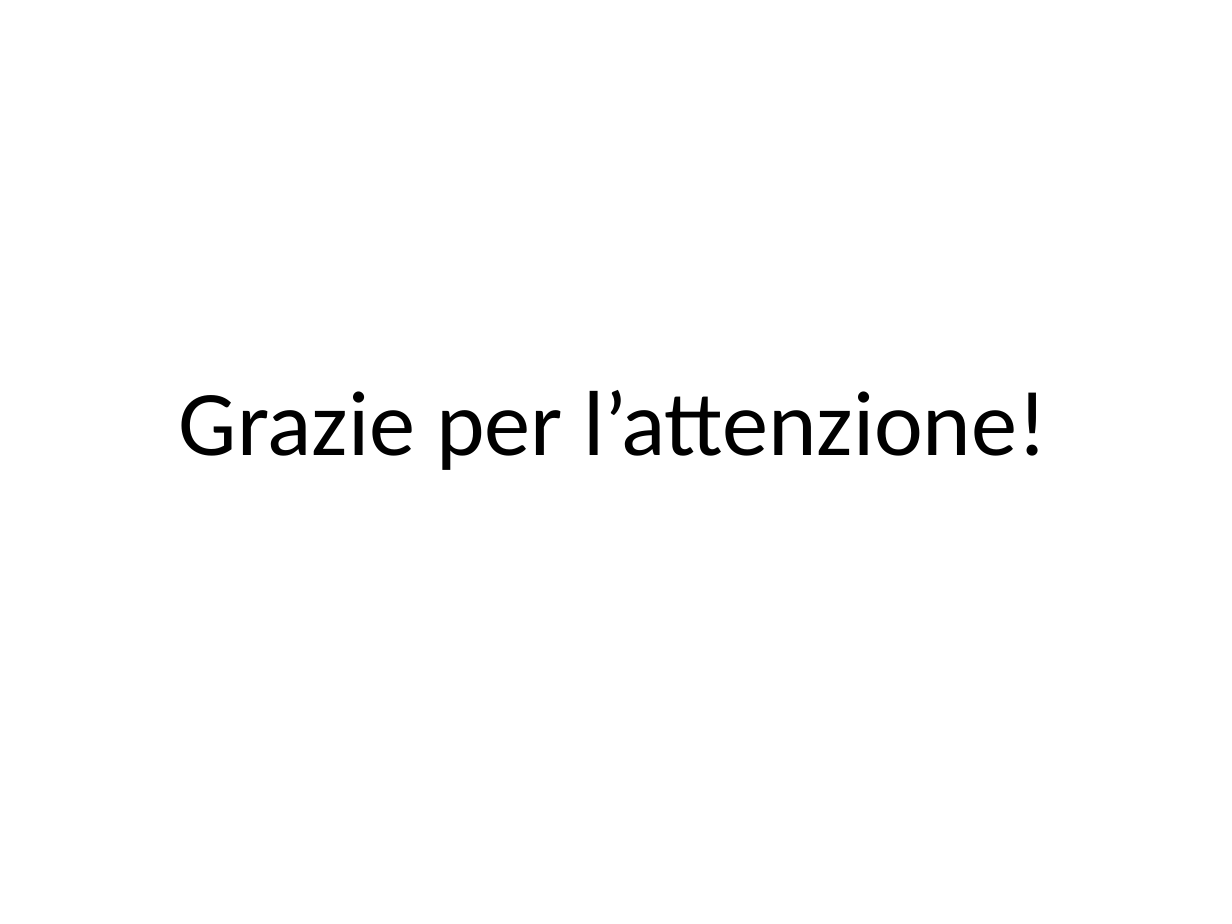
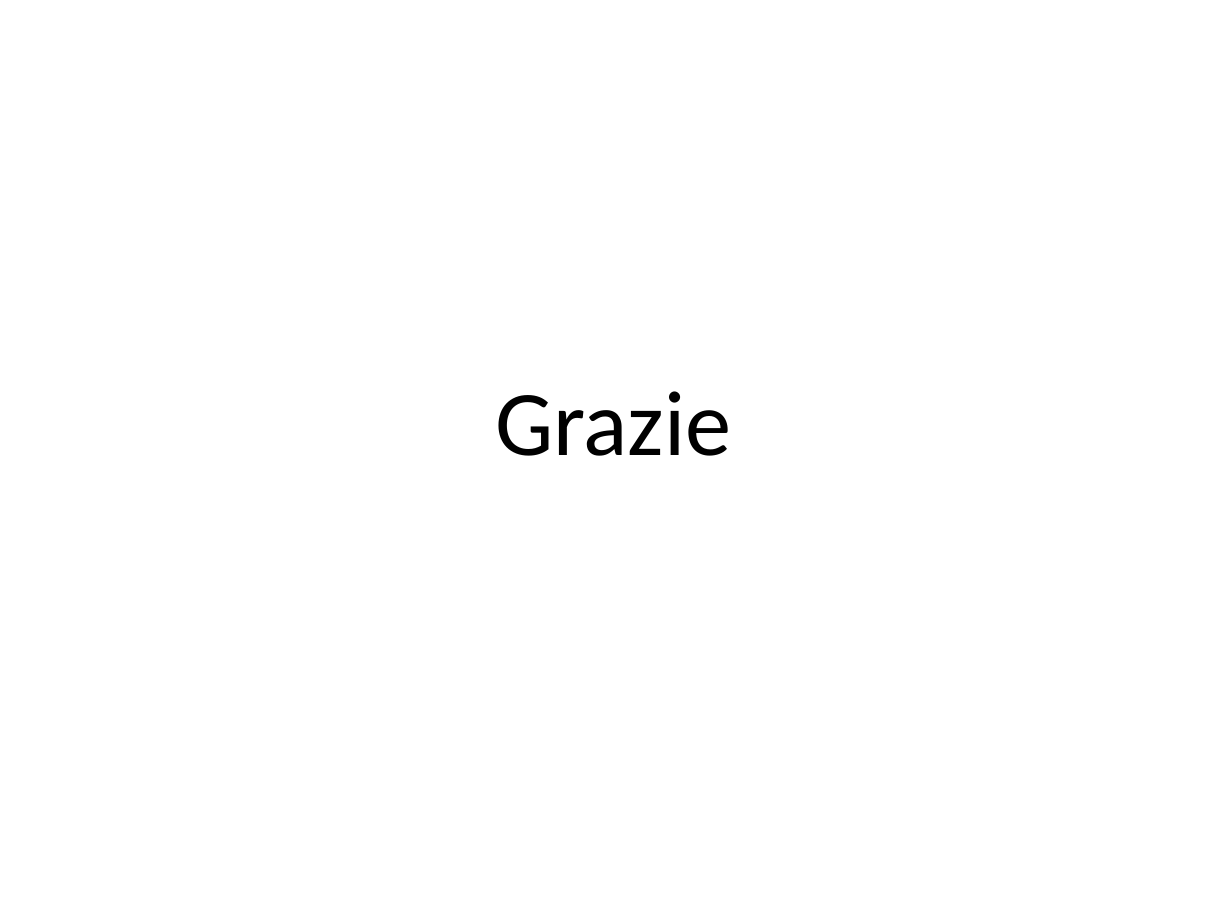
Before and after one commit to CriptHunter/tesi, a slide deck: slide 15 of presentazione/presentazione.pptx (slide 13 before the commit). Drawn at 1232x924 pixels with LibreOffice and Linux fonts; fonts in the diff are those of the drawing. Boxes give left, top, right and bottom in pixels: in the first picture for what was removed or moved away, otherwise in the second. Text is boxed around its words. In the diff, an @@ line names an element or a change of style, - is before the commit and + after.

```diff
--- a/presentazione/presentazione.pptx
+++ b/presentazione/presentazione.pptx
@@ title at [495,391,731,456]: text changed @@
-Grazie per l’attenzione!
+Grazie
```
Also in this commit, not shown: 4 other slides changed, 2 slides added.
